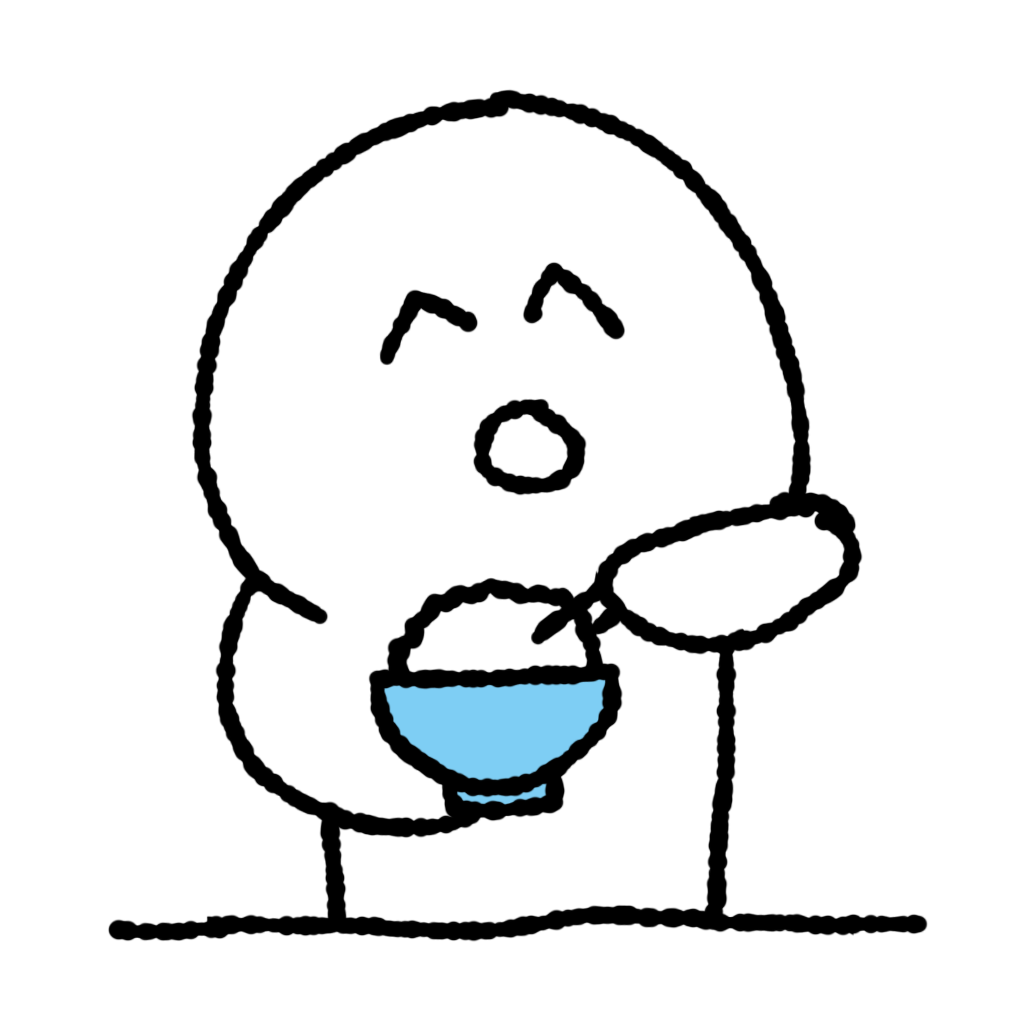
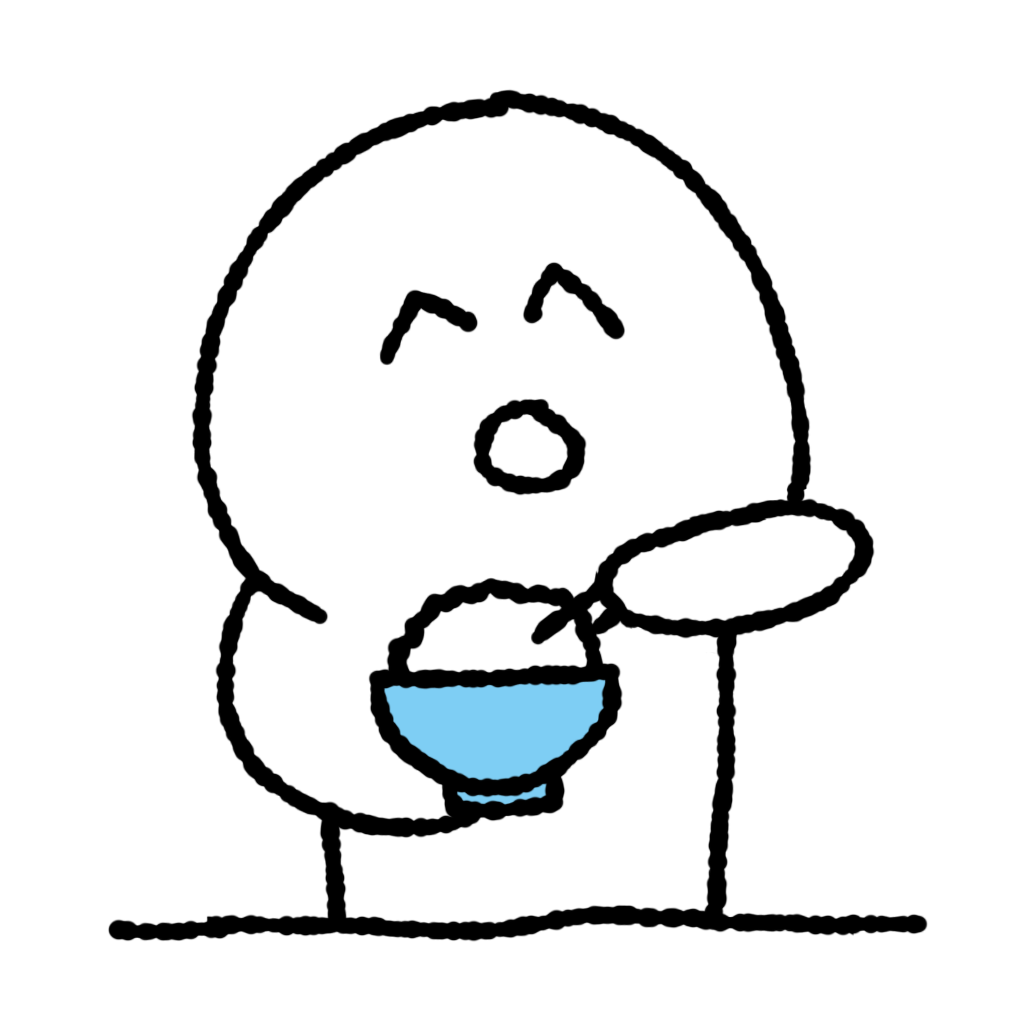
Layer changes from the first 1024 × 1024 image to the second:
painted on "レイヤー 2" over [624, 481, 875, 658]
painted on "レイヤー 1" over [631, 495, 860, 649]
